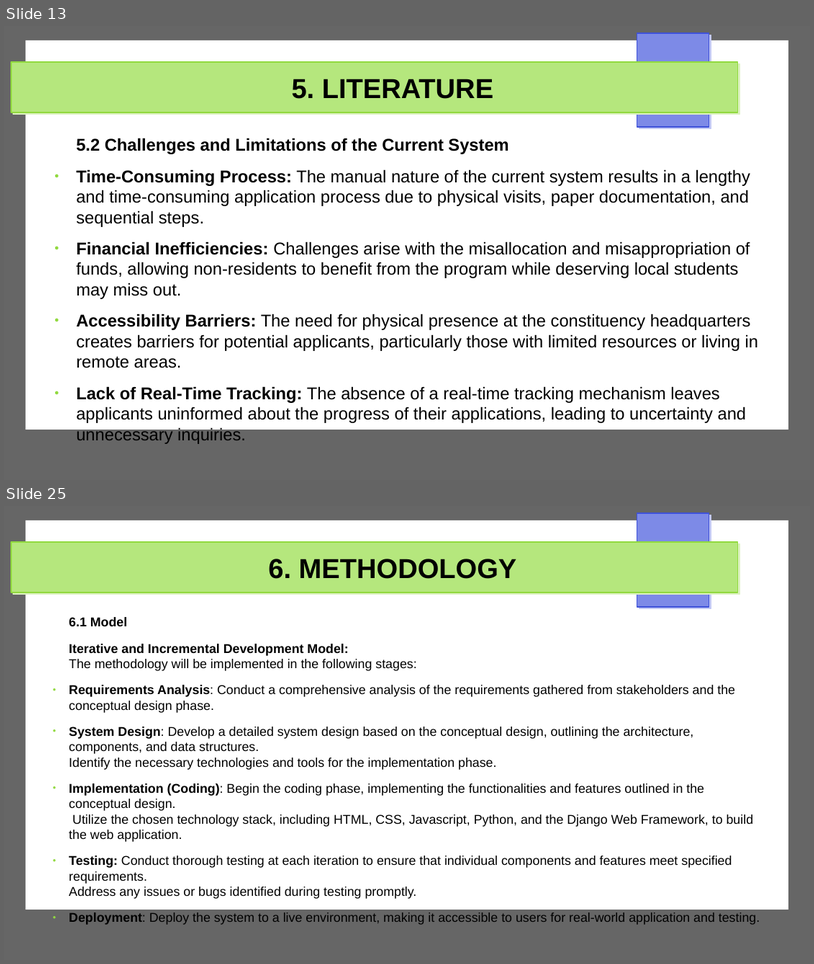
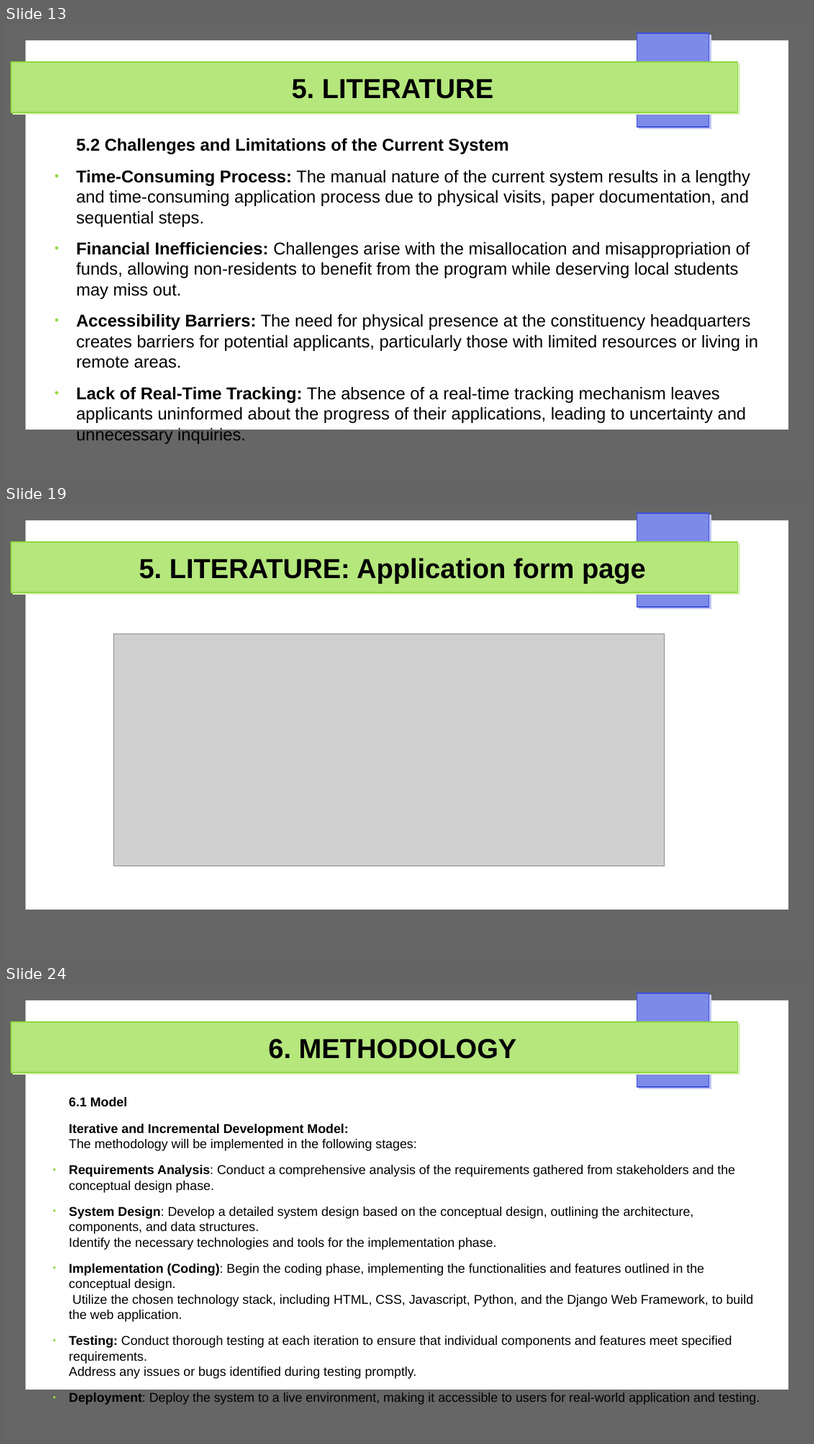
Before and after one commit to Michael-Otieno-Kasuku/Mashinani, a slide deck: docs/proposal/mashinani.pptx. Shown one above the other, each under a label of ours: slides 13 and 25 before the commit, slides 13, 19 and 24 after it; the slides between them are not shown. The pictures are 814x964 and 814x1444 pixels, drawn with LibreOffice and Linux fonts; fonts in the diff are those of the drawing; grey boxes stand for pictures. Boxes give left, top, right and bottom in pixels: in the first picture for what was removed or moved away, otherwise in the second. Text is boxed around its words. In the diff, an @@ line names an element or a change of style, - is before the commit and + after.

```diff
--- a/docs/proposal/mashinani.pptx
+++ b/docs/proposal/mashinani.pptx
@@ slide 19 added at bbox=[4, 506, 810, 960], background #FFFFFF; not listed: 4 template elements that a slide beside it also shows @@
@@ title added at bbox=[139, 558, 646, 584], 27 pt, text #000000, bold @@
+5. LITERATURE: Application form page
@@ picture added at bbox=[113, 634, 665, 865] @@
@@ what was slide 25 is now slide 24 @@
```
Also in this commit, not shown: 10 slides changed, 3 other slides added, 4 slides removed, 3 other files.
